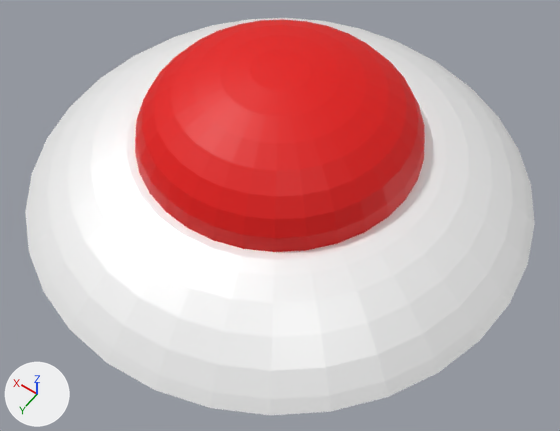
Two versions of the glTF model models/ufo.glb, one commit apart.
Rendered twice from a 50 mm lens placed at (-1.97, 2.76, 4.52), pointed at (-0.19, 0.27, 0.6). The lights are fixed; the arrows at lower left show +X, +Y and +Z.
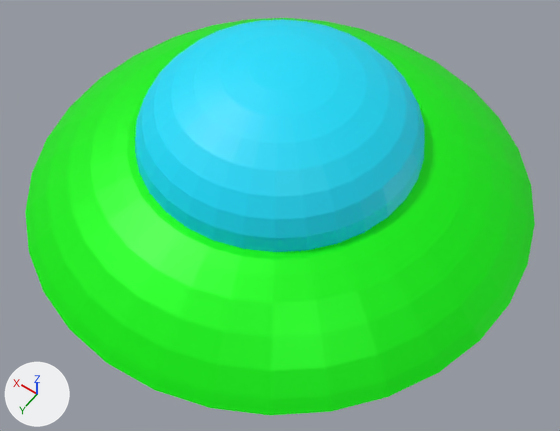
Commit message: Updated ufo model

Boxes (x1, y1, x2, y2) around the edits, measured in the pictures (560 x 431 px):
'Circle', recoloured: (25, 18, 535, 415) in both

Patch to the scene script:
```diff
--- a/models/ufo.glb.py
+++ b/models/ufo.glb.py
@@ mat_material_001 @@
 mat_material_001 = principled_material('Material.001')
-mat_material_001.base_color = (1.0, 1.0, 1.0)  # white #ffffff
+mat_material_001.base_color = (0.0, 1.0, 0.0)  # green #00ff00
 mat_material_001.metallic = 0.276
@@ mat_material_002 @@
 mat_material_002 = principled_material('Material.002')
-mat_material_002.base_color = (0.8, 0.00156, 0.0)  # red #e70500
+mat_material_002.base_color = (0.0, 0.75, 1.0)  # cyan #00e1ff
```
